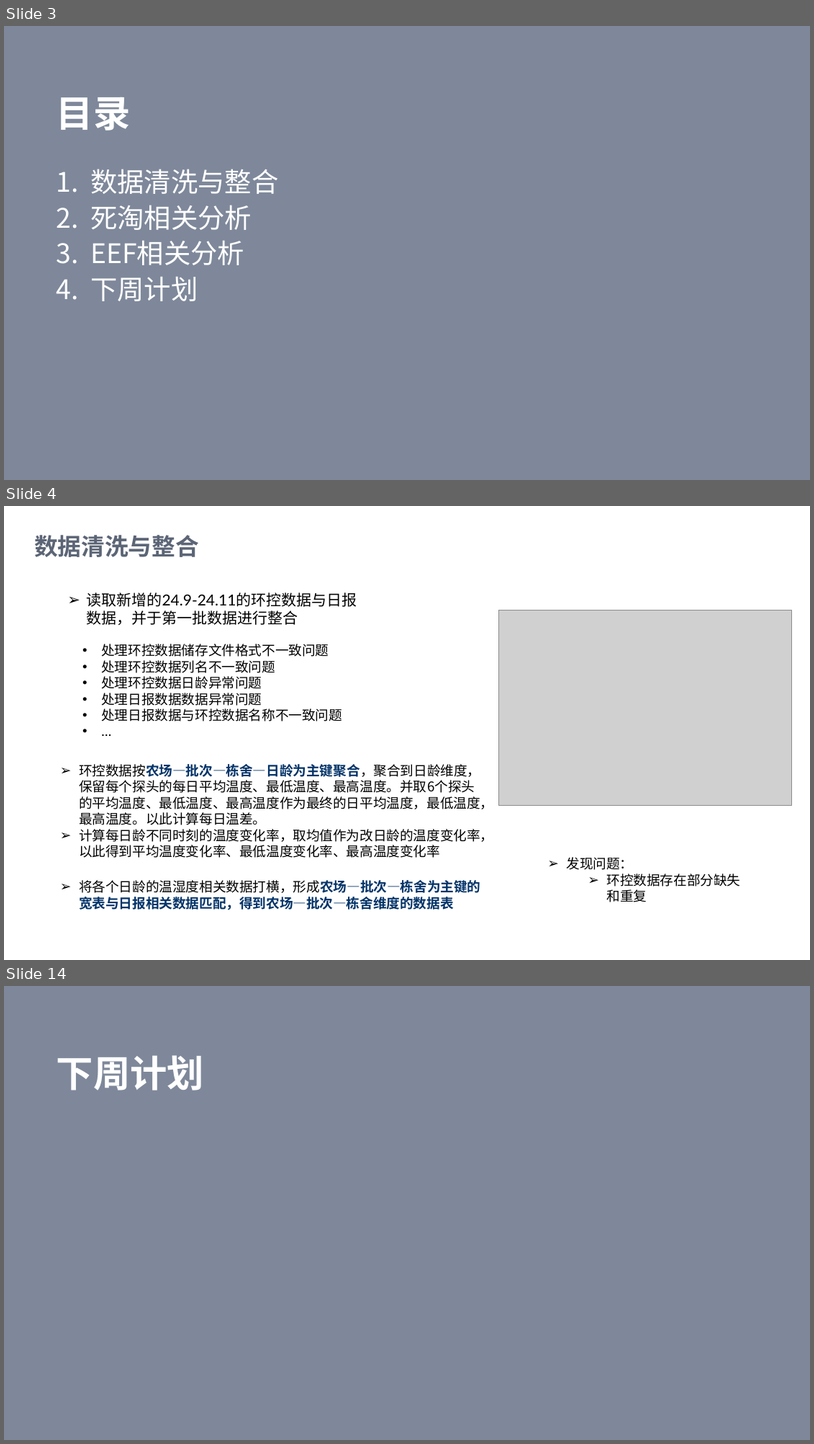
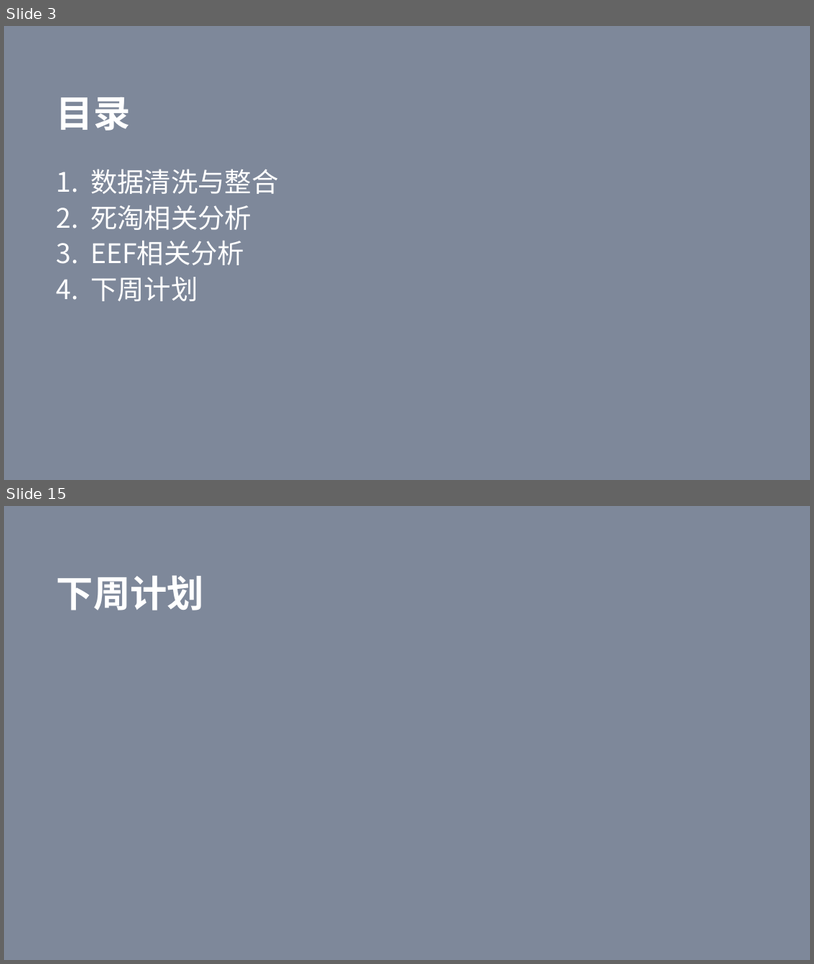
Before and after one commit to xiaoyanyan0/chickenfarming, a slide deck: 阶段性结论/week 0516v0.1.pptx. Shown one above the other, each under a label of ours: slides 3, 4 and 14 before the commit, slides 3 and 15 after it; the slides between them are not shown. The pictures are 814x1444 and 814x964 pixels, drawn with LibreOffice and Linux fonts; fonts in the diff are those of the drawing; grey boxes stand for pictures. Boxes give left, top, right and bottom in pixels: in the first picture for what was removed or moved away, otherwise in the second. Text is boxed around its words. In the diff, an @@ line names an element or a change of style, - is before the commit and + after.

Commit message:
肖肖0515更新（PPT和部分结论）

```diff
--- a/阶段性结论/week 0516v0.1.pptx
+++ b/阶段性结论/week 0516v0.1.pptx
@@ slide 4 removed at bbox=[4, 506, 810, 960], background #FFFFFF @@
@@ text removed at bbox=[34, 535, 198, 557] @@
-数据清洗与整合
@@ text removed at bbox=[87, 592, 358, 625] @@
-➢ 读取新增的24.9-24.11的环控数据与日报数据，并于第一批数据进行整合
@@ picture removed at bbox=[499, 610, 792, 805] @@
@@ text removed at bbox=[101, 644, 342, 721] @@
-  • 处理环控数据储存文件格式不一致问题
-  • 处理环控数据列名不一致问题
-  • 处理环控数据日龄异常问题
-  • 处理日报数据数据异常问题
-  • 处理日报数据与环控数据名称不一致问题
-  • …
@@ text removed at bbox=[79, 764, 494, 857] @@
-➢ 环控数据按农场—批次—栋舍—日龄为主键聚合，聚合到日龄维度，保留每个探头的每日平均温度、最低温度、最高温度。并取6个探头的平均温度、最低温度、最高温度作为最终的日平均温度，最低温度，最高温度。以此计算每日温差。
-➢ 计算每日龄不同时刻的温度变化率，取均值作为改日龄的温度变化率，以此得到平均温度变化率、最低温度变化率、最高温度变化率
@@ text removed at bbox=[567, 857, 741, 902] @@
-➢ 发现问题：
-  ➢ 环控数据存在部分缺失和重复
@@ text removed at bbox=[79, 880, 481, 910] @@
-➢ 将各个日龄的温湿度相关数据打横，形成农场—批次—栋舍为主键的宽表与日报相关数据匹配，得到农场—批次—栋舍维度的数据表
@@ what was slide 14 is now slide 15 @@
```
Also in this commit, not shown: 1 slide changed, 10 slides added, 8 other slides removed, 13 other files.
